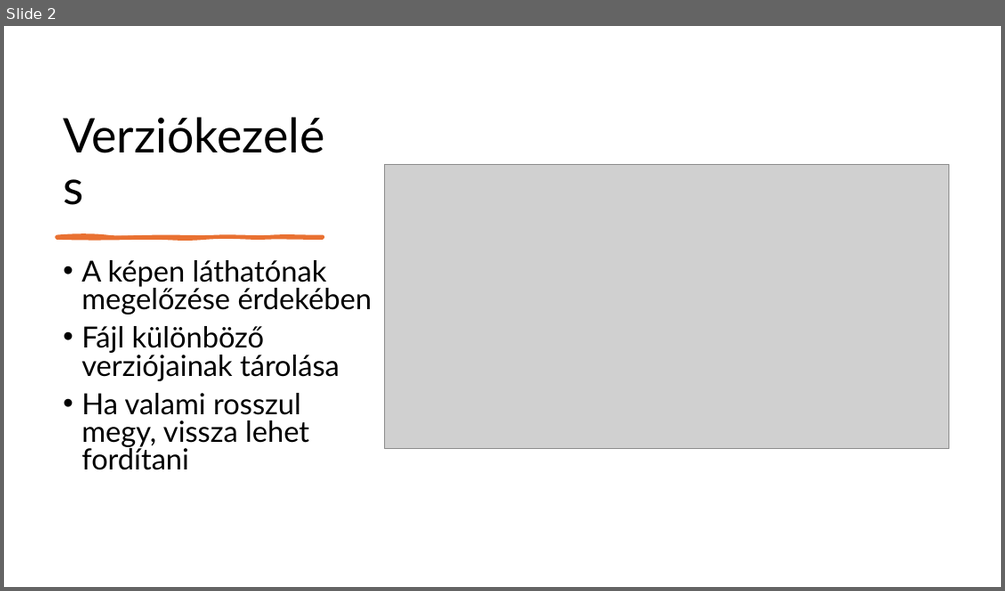
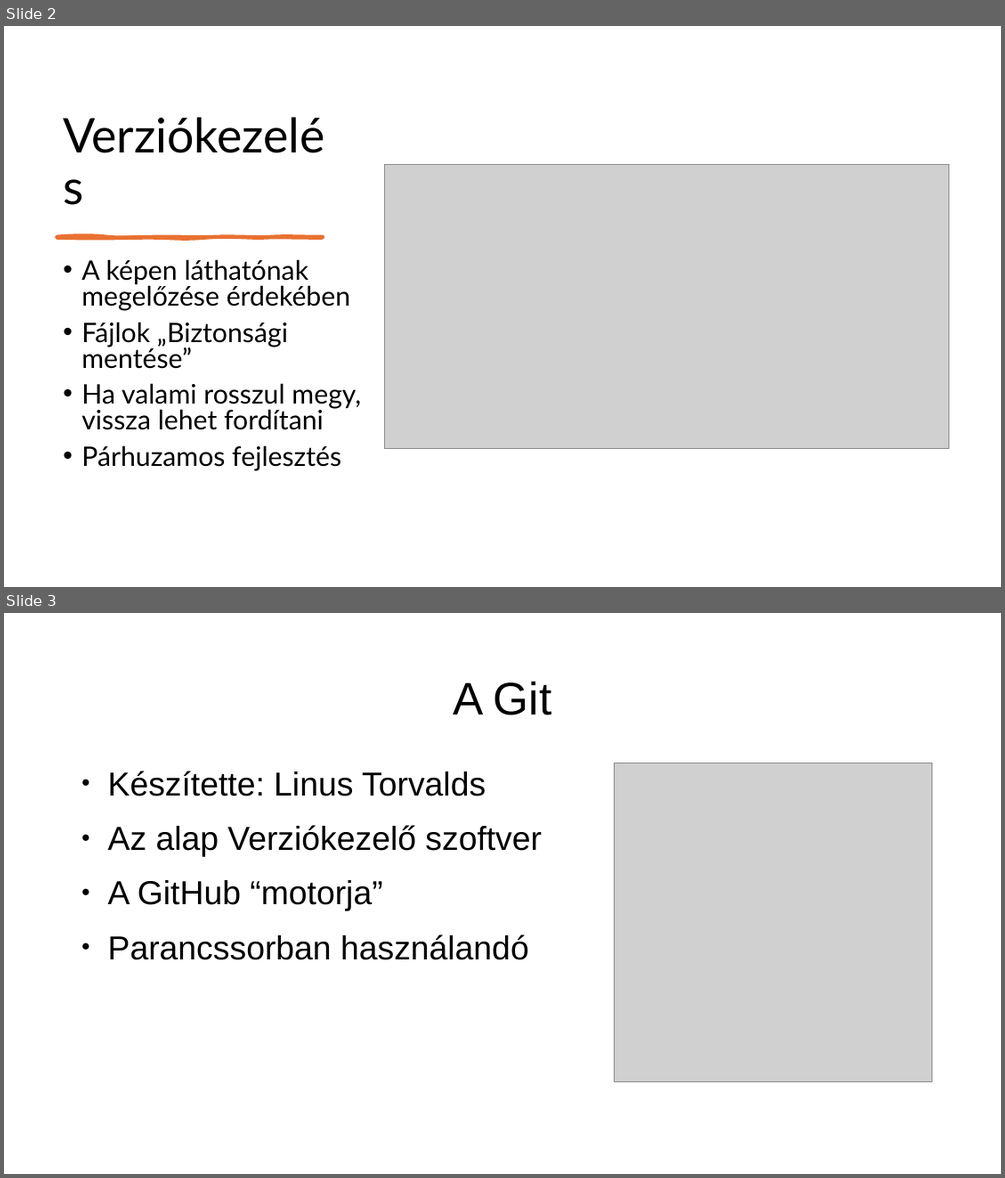
Before and after one commit to Maho-Yoshino/School_Notes, a slide deck: 2025-2026/IKT/github/Github.pptx. Shown one above the other, each under a label of ours: slide 2 before the commit, slides 2 and 3 after it. The pictures are 1005x591 and 1005x1178 pixels, drawn with LibreOffice and Linux fonts; fonts in the diff are those of the drawing; grey boxes stand for pictures. Boxes give left, top, right and bottom in pixels: in the first picture for what was removed or moved away, otherwise in the second. Text is boxed around its words. In the diff, an @@ line names an element or a change of style, - is before the commit and + after.

```diff
--- a/2025-2026/IKT/github/Github.pptx
+++ b/2025-2026/IKT/github/Github.pptx
@@ slide 3 added at (4, 613, 1001, 1174), background #FFFFFF @@
@@ title added at (453, 681, 551, 715), 44 pt, text #000000 @@
+A Git
@@ text added at (108, 771, 542, 960), 32 pt, text #000000 @@
+● Készítette: Linus Torvalds
+● Az alap Verziókezelő szoftver
+● A GitHub “motorja”
+● Parancssorban használandó
@@ picture added at (614, 763, 932, 1082) @@
@@ slide 2 changed as well @@
@@ text at (81, 259, 361, 430): size 28 to 25.9 pt in "A képen láthatónak megelőzése érdekében", "Ha valami rosszul megy, vissza lehet fordítani" @@
@@ text at (81, 321, 288, 369): text changed; size 28 to 25.9 pt @@
-• Fájl különböző verziójainak tárolása
+• Fájlok „Biztonsági mentése”
@@ text at (81, 445, 341, 471): paragraph added @@
+• Párhuzamos fejlesztés
```
Also in this commit, not shown: 7 other slides changed, 4 other slides added, 2 slides removed, 1 other file.
